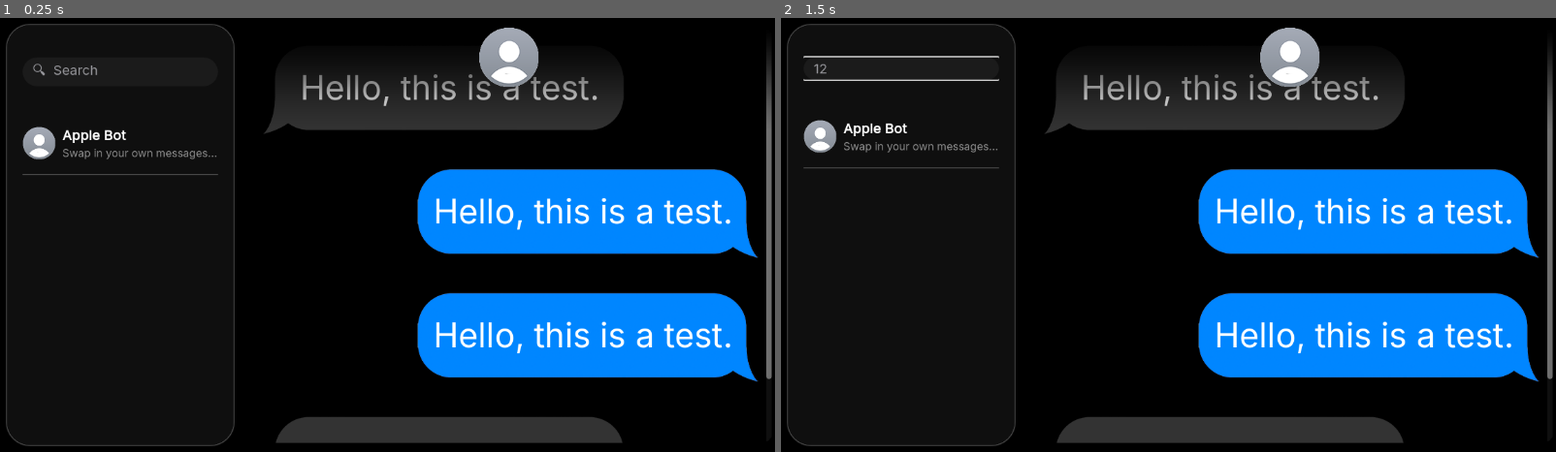
Above: before the commit, frames 1-2 (left to right).
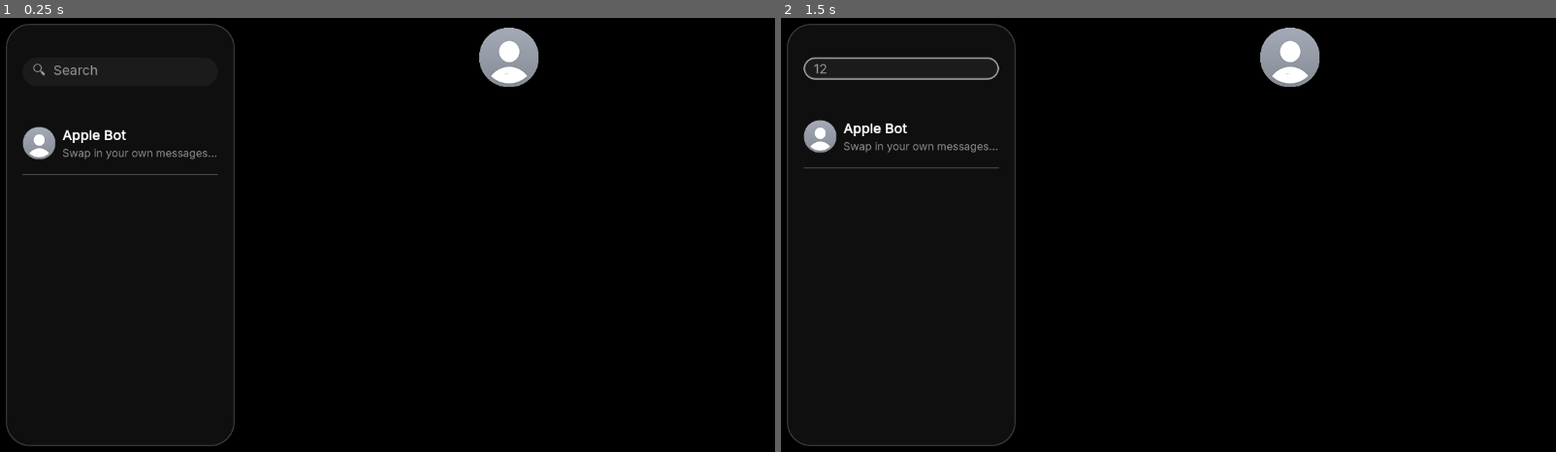
Above: after the commit, the same moments.

Repository: josephsmithberger/copy-paste-interrogate
Game: Godot game, scene res://scenes/main_window.tscn
The game is run twice, just before and just after one commit, with the same random seed, the same clock (stepped at 60 frames per second) and the same inputs.
Inputs (mouse positions are in pixels of both pictures, inside the frame that each line leads up to):
- Up to frame 1 (0.25 s): no input
- Up to frame 2 (1.5 s): click (905, 70) at 0.52 s; type "12" at 0.6 s; tap Enter at 1.25 s; move the mouse to (1339, 213) at 1.27 s; click (1339, 213) at 1.42 s

The runs differ from the first frame. In frame 1, 25% of the frame differs, in the area x 34-100%, y 8-98%; in frame 2, 25%, in the area x 2-100%, y 8-98%.

Commit message:
Bubble Instancer

Diff:
--- a/assets/ui/styling.tres
+++ b/assets/ui/styling.tres
@@ -1,6 +1,19 @@
-[gd_resource type="Theme" load_steps=4 format=3 uid="uid://ylaclft01m8p"]
+[gd_resource type="Theme" load_steps=5 format=3 uid="uid://ylaclft01m8p"]
 
 [ext_resource type="FontFile" uid="uid://boaluht6layu6" path="res://assets/ui/liquid_glass/Inter-VariableFont_opsz,wght.ttf" id="1_usbph"]
+
+[sub_resource type="StyleBoxFlat" id="StyleBoxFlat_ogvg5"]
+content_margin_left = 15.0
+bg_color = Color(0.105882354, 0.105882354, 0.105882354, 1)
+border_width_left = 3
+border_width_top = 3
+border_width_right = 3
+border_width_bottom = 3
+border_blend = true
+corner_radius_top_left = 30
+corner_radius_top_right = 30
+corner_radius_bottom_right = 30
+corner_radius_bottom_left = 30
 
 [sub_resource type="StyleBoxFlat" id="StyleBoxFlat_usbph"]
 content_margin_left = 15.0
@@ -40,7 +53,7 @@
 LineEdit/font_sizes/font_size = 16
 LineEdit/fonts/font = ExtResource("1_usbph")
 LineEdit/icons/clear = null
-LineEdit/styles/focus = null
+LineEdit/styles/focus = SubResource("StyleBoxFlat_ogvg5")
 LineEdit/styles/normal = SubResource("StyleBoxFlat_usbph")
 LineEdit/styles/read_only = null
 Panel/styles/panel = SubResource("StyleBoxFlat_dqb14")
--- a/scenes/contact_card.tscn
+++ b/scenes/contact_card.tscn
@@ -12,6 +12,7 @@
 [node name="HBoxContainer" type="HBoxContainer"]
 offset_right = 298.0
 offset_bottom = 72.0
+mouse_filter = 0
 theme_override_constants/separation = 10
 script = ExtResource("1_krk5g")
 
--- a/scenes/main_window.tscn
+++ b/scenes/main_window.tscn
@@ -1,9 +1,8 @@
-[gd_scene load_steps=10 format=3 uid="uid://86c4yi82mspk"]
+[gd_scene load_steps=9 format=3 uid="uid://86c4yi82mspk"]
 
 [ext_resource type="Theme" uid="uid://ylaclft01m8p" path="res://assets/ui/styling.tres" id="1_ax7xg"]
-[ext_resource type="Script" uid="uid://b27qw68lgcnix" path="res://scripts/chatlist_handler.gd" id="2_exmdq"]
-[ext_resource type="PackedScene" uid="uid://0fwgneb3lh3h" path="res://scenes/user_message_bubble.tscn" id="3_ax7xg"]
-[ext_resource type="PackedScene" uid="uid://duae1fyatlplu" path="res://scenes/npc_message_bubble.tscn" id="3_exmdq"]
+[ext_resource type="Script" uid="uid://b27qw68lgcnix" path="res://scripts/contact_handler.gd" id="2_exmdq"]
+[ext_resource type="Script" uid="uid://cgefaxr1kiuco" path="res://scripts/chat_handler.gd" id="3_ax7xg"]
 [ext_resource type="Texture2D" uid="uid://cnsgc7xm8g6tv" path="res://assets/profile_icons/placeholder.png" id="3_k1aoa"]
 
 [sub_resource type="StyleBoxFlat" id="StyleBoxFlat_pp484"]
@@ -105,27 +104,17 @@
 clip_children = 1
 layout_mode = 2
 theme = ExtResource("1_ax7xg")
+script = ExtResource("3_ax7xg")
 
 [node name="ScrollContainer" type="ScrollContainer" parent="MarginContainer/HSplitContainer/ChatView"]
 layout_mode = 2
+horizontal_scroll_mode = 0
 
 [node name="VBoxContainer" type="VBoxContainer" parent="MarginContainer/HSplitContainer/ChatView/ScrollContainer"]
 layout_mode = 2
 size_flags_horizontal = 3
 size_flags_vertical = 3
 size_flags_stretch_ratio = 20.0
-
-[node name="npc_message_bubble" parent="MarginContainer/HSplitContainer/ChatView/ScrollContainer/VBoxContainer" instance=ExtResource("3_exmdq")]
-layout_mode = 2
-
-[node name="user_message_bubble" parent="MarginContainer/HSplitContainer/ChatView/ScrollContainer/VBoxContainer" instance=ExtResource("3_ax7xg")]
-layout_mode = 2
-
-[node name="user_message_bubble2" parent="MarginContainer/HSplitContainer/ChatView/ScrollContainer/VBoxContainer" instance=ExtResource("3_ax7xg")]
-layout_mode = 2
-
-[node name="npc_message_bubble2" parent="MarginContainer/HSplitContainer/ChatView/ScrollContainer/VBoxContainer" instance=ExtResource("3_exmdq")]
-layout_mode = 2
 
 [node name="Fade" type="TextureRect" parent="MarginContainer/HSplitContainer/ChatView"]
 layout_mode = 2
--- a/scenes/npc_message_bubble.tscn
+++ b/scenes/npc_message_bubble.tscn
@@ -27,9 +27,9 @@
 layout_mode = 2
 size_flags_horizontal = 0
 size_flags_vertical = 4
-theme_override_constants/margin_left = 80
+theme_override_constants/margin_left = 70
 theme_override_constants/margin_top = 50
-theme_override_constants/margin_right = 50
+theme_override_constants/margin_right = 60
 theme_override_constants/margin_bottom = 50
 
 [node name="message" type="Label" parent="MarginContainer"]
--- a/scenes/user_message_bubble.tscn
+++ b/scenes/user_message_bubble.tscn
@@ -30,9 +30,9 @@
 layout_mode = 2
 size_flags_horizontal = 8
 size_flags_vertical = 4
-theme_override_constants/margin_left = 50
+theme_override_constants/margin_left = 60
 theme_override_constants/margin_top = 50
-theme_override_constants/margin_right = 50
+theme_override_constants/margin_right = 70
 theme_override_constants/margin_bottom = 50
 
 [node name="message" type="Label" parent="MarginContainer"]
--- /dev/null
+++ b/scripts/chat_handler.gd
@@ -0,0 +1,120 @@
+extends ChatJsonView
+
+# ChatHandler
+# Listens for contact_card "contact_selected(chat_path)" signals, loads the
+# referenced chat JSON (via inherited reload_with_path) and populates:
+#  - Profile icon: $VBoxContainer/Profile_icon
+#  - Message bubbles inside $ScrollContainer/VBoxContainer
+#    * contact / other author -> res://scenes/npc_message_bubble.tscn
+#    * player author          -> res://scenes/user_message_bubble.tscn
+#
+# This script purposefully overrides _ready WITHOUT calling the base implementation
+# so that the default template JSON is NOT auto-loaded. Data only appears after
+# the user selects a contact.
+
+const NPC_BUBBLE_SCENE_PATH := "res://scenes/npc_message_bubble.tscn"
+const PLAYER_BUBBLE_SCENE_PATH := "res://scenes/user_message_bubble.tscn"
+
+var _npc_bubble_scene: PackedScene
+var _player_bubble_scene: PackedScene
+var _loaded_once: bool = false
+
+@onready var _profile_icon: TextureRect = $VBoxContainer/Profile_icon
+@onready var _scroll: ScrollContainer = $ScrollContainer
+@onready var _messages_root: VBoxContainer = $ScrollContainer/VBoxContainer
+
+func _ready() -> void:
+	# Do not call super._ready(); we only load when a contact is clicked.
+	_npc_bubble_scene = load(NPC_BUBBLE_SCENE_PATH)
+	_player_bubble_scene = load(PLAYER_BUBBLE_SCENE_PATH)
+	_connect_existing_contact_cards()
+	_watch_for_new_contact_cards()
+
+func _connect_existing_contact_cards() -> void:
+	var contact_list := _get_contact_list()
+	if contact_list == null:
+		return
+	for child in contact_list.get_children():
+		_try_connect_card(child)
+
+func _watch_for_new_contact_cards() -> void:
+	var contact_list := _get_contact_list()
+	if contact_list == null:
+		return
+	if not contact_list.is_connected("child_entered_tree", Callable(self, "_on_contact_list_child_entered")):
+		contact_list.connect("child_entered_tree", Callable(self, "_on_contact_list_child_entered"))
+	else:
+		pass
+
+func _on_contact_list_child_entered(child: Node) -> void:
+	_try_connect_card(child)
+
+func _try_connect_card(node: Node) -> void:
+	if node == null:
+		return
+	if not node.has_signal("contact_selected"):
+		# Likely a separator or non-card.
+		return
+	if node.is_connected("contact_selected", Callable(self, "_on_contact_selected")):
+		return
+	node.connect("contact_selected", Callable(self, "_on_contact_selected"))
+
+func _get_contact_list() -> Node:
+	# ChatView (this) path: MarginContainer/HSplitContainer/ChatView
+	# Contact list container node (named 'Chatlist' in the scene currently)
+	var path := NodePath("../PanelContainer/ScrollContainer/Chatlist") # Keep node name until renamed in scene
+	if has_node(path):
+		return get_node(path)
+	return null
+
+func _on_contact_selected(chat_path: String) -> void:
+	# If we have never loaded, force load even if path matches default.
+	if chat_path == chat_json_path and _loaded_once:
+		return
+	reload_with_path(chat_path)
+
+func _apply_to_ui() -> void:
+	# Called after a successful load in reload_with_path().
+	_apply_profile_icon()
+	_rebuild_message_bubbles()
+	_defer_scroll_to_bottom()
+	_loaded_once = true
+
+func _apply_profile_icon() -> void:
+	if _profile_icon:
+		_profile_icon.texture = profile_texture
+
+func _rebuild_message_bubbles() -> void:
+	if _messages_root == null:
+		return
+	# Clear existing bubbles
+	for c in _messages_root.get_children():
+		c.queue_free()
+
+	for entry in chat_history:
+		var author := str(entry.get("author", "contact"))
+		var text := str(entry.get("text", ""))
+		var scene: PackedScene = _npc_bubble_scene
+		if author == "player":
+			scene = _player_bubble_scene
+		if scene == null:
+			continue
+		var bubble := scene.instantiate()
+		var label := bubble.get_node_or_null("MarginContainer/message")
+		if label is Label:
+			label.text = text
+		_messages_root.add_child(bubble)
+
+func _defer_scroll_to_bottom() -> void:
+	# Ensure layout updated before scrolling
+	call_deferred("_scroll_to_bottom")
+
+func _scroll_to_bottom() -> void:
+	if _scroll == null:
+		return
+	# ScrollContainer API: obtain v scroll bar value
+	var vs := _scroll.get_v_scroll_bar()
+	if vs:
+		vs.value = vs.max_value
+	else:
+		pass
--- a/scripts/contact_card.gd
+++ b/scripts/contact_card.gd
@@ -1,4 +1,5 @@
-extends "res://scripts/chat_json_view.gd"
+extends ChatJsonView
+signal contact_selected(chat_path:String)
 
 func _apply_to_ui() -> void:
 	var icon_path := NodePath("Icon")
@@ -19,3 +20,8 @@
 		if last_label:
 			var last_text := get_last_message_text()
 			last_label.text = last_text
+
+func _gui_input(event):
+	if event is InputEventMouseButton:
+		if event.button_index == MOUSE_BUTTON_LEFT and event.pressed:
+			contact_selected.emit(chat_json_path)
--- a/scripts/chatlist_handler.gd
+++ b/scripts/contact_handler.gd
@@ -7,11 +7,11 @@
 @onready var _anchor: Node = $Search_padding2
 
 func _ready() -> void:
-	call_deferred("_populate_chat_list")
+	call_deferred("_populate_contact_list")
 
-func _populate_chat_list() -> void:
+func _populate_contact_list() -> void:
 	if _anchor == null:
-		push_error("chatlist_handler: 'Search_padding2' node not found.")
+		push_error("contact_handler: 'Search_padding2' node not found.")
 		return
 
 	# Clear any previously added items below the anchor
@@ -22,12 +22,12 @@
 
 	var card_scene := load(CONTACT_CARD_SCENE_PATH)
 	if not (card_scene is PackedScene):
-		push_error("chatlist_handler: Failed to load contact card scene: %s" % CONTACT_CARD_SCENE_PATH)
+		push_error("contact_handler: Failed to load contact card scene: %s" % CONTACT_CARD_SCENE_PATH)
 		return
 
 	var files := DirAccess.get_files_at(CHATS_DIR)
 	if files.is_empty():
-		push_warning("chatlist_handler: No files found in %s" % CHATS_DIR)
+		push_warning("contact_handler: No files found in %s" % CHATS_DIR)
 	files.sort() # Stable order
 
 	var insert_after: Node = _anchor
@@ -44,7 +44,7 @@
 		# Set exported json path on the card's script
 		card.chat_json_path = json_path
 
-		print("chatlist_handler: Adding card for", json_path)
+		print("contact_handler: Adding card for", json_path)
 
 		add_child(card)
 		move_child(card, insert_after.get_index() + 1)
@@ -57,6 +57,6 @@
 		added += 1
 
 	if added == 0:
-		push_warning("chatlist_handler: No JSON chats found in %s" % CHATS_DIR)
+		push_warning("contact_handler: No JSON chats found in %s" % CHATS_DIR)
 	else:
-		print("chatlist_handler: Added %d chat(s) from %s" % [added, CHATS_DIR])
+		print("contact_handler: Added %d chat(s) from %s" % [added, CHATS_DIR])
Not shown, added: scripts/chat_handler.gd.uid
Renamed: scripts/chatlist_handler.gd.uid -> scripts/contact_handler.gd.uid
